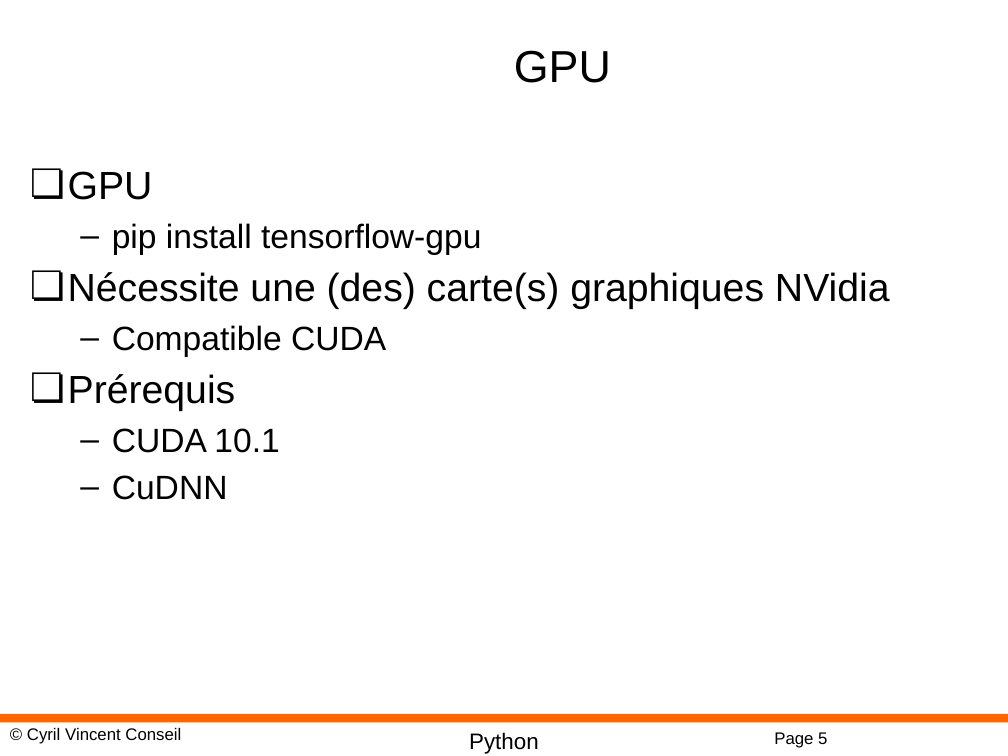
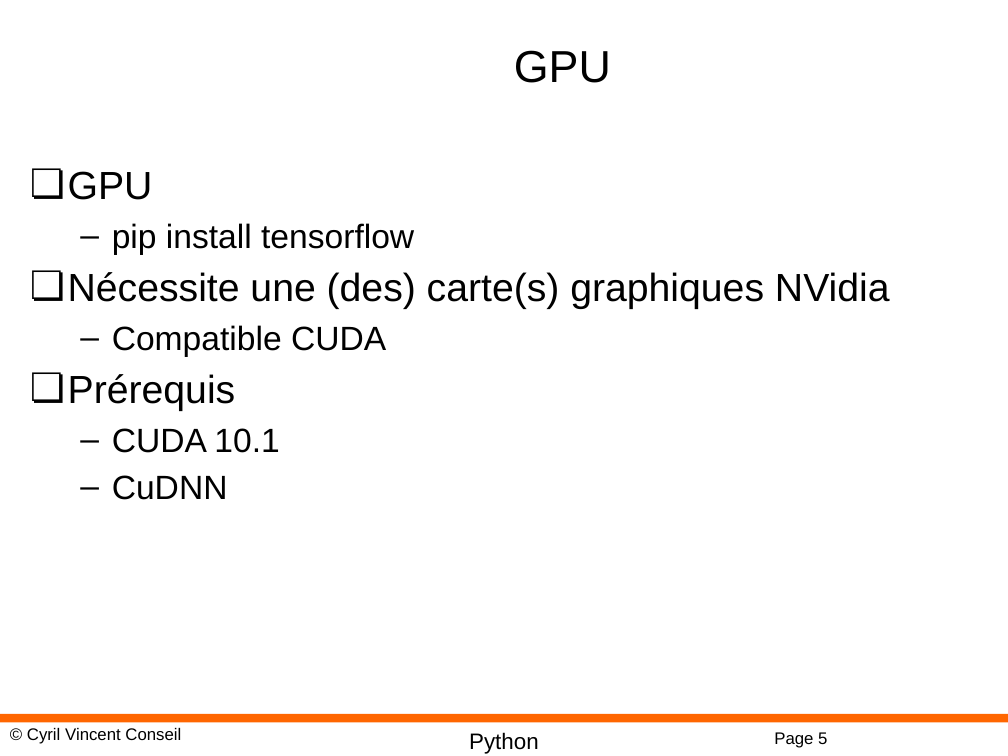
Before and after one commit to cyrilvincent/DL, a slide deck: slide 5 of PPT/DeepLearning07-TensorFlow.pptx. Drawn at 1008x756 pixels with LibreOffice and Linux fonts; fonts in the diff are those of the drawing; background and template pictures are left out. Boxes give left, top, right and bottom in pixels: in the first picture for what was removed or moved away, otherwise in the second. Text is boxed around its words. In the diff, an @@ line names an element or a change of style, - is before the commit and + after.

```diff
--- a/PPT/DeepLearning07-TensorFlow.pptx
+++ b/PPT/DeepLearning07-TensorFlow.pptx
@@ text at (x1=112, y1=223, x2=414, y2=255): text changed @@
-  – pip install tensorflow-gpu
+  – pip install tensorflow
```
Also in this commit, not shown: 6 other files.
